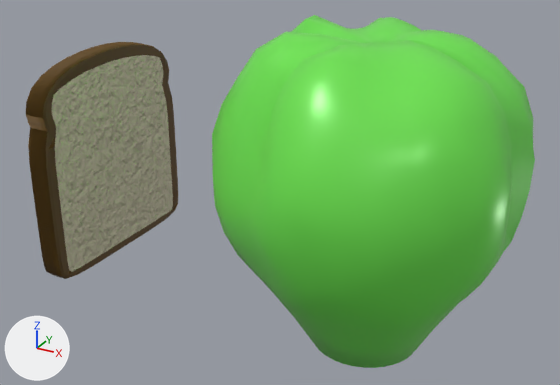
The Blender file Assets/Art/Models/Lettuce Head/lettucehead.blend: old version first, new version second.
One viewpoint serves both versions: a camera (50 mm lens) standing at (1.23, -3.12, 2.32) and looking at (-0.48, -0.01, 0.77). The lights are fixed; the arrows at lower left show +X, +Y and +Z. The older version comes first.

The scene before the commit, as lines of its bpy script (objects in view):
```python
mat_lettuce = principled_material('lettuce')
mat_lettuce.base_color = (0.162, 0.801, 0.0841)  # green #70e752
mat_lettuce.metallic = 0.0659
mat_lettuce.roughness = 0.339
me_mesh = bpy.data.meshes.new('Mesh')
me_mesh.from_pydata(...)  # 762 vertices, 760 faces; spans x -0.059..0.062, y -0.59..0.589, z -0.551..0.54
me_mesh.materials.append(mat_material_002)
me_sphere = bpy.data.meshes.new('Sphere')
me_sphere.from_pydata(...)  # 482 vertices, 512 faces; spans x -0.75..0.69, y -0.74..0.76, z 0.0..1.63
me_sphere.polygons.foreach_set('use_smooth', [True] * 512)
me_sphere.materials.append(mat_lettuce)  # green #70e752
ob_plane = bpy.data.objects.new('Plane', me_mesh)
ob_plane.location = (-1.592, 0.004, 0.78)
ob_plane.rotation_euler = (1.571, 0.0, 0.0)  # degrees (90, 0, 0)
ob_sphere = bpy.data.objects.new('Sphere', me_sphere)
ob_sphere.location = (0.0, 0.0, 0.0)
```
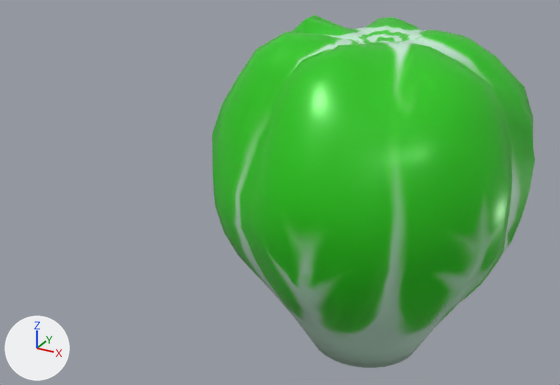
Scene script edits in JSON lines:
```json
{"op": "add", "block": "img_lettuce_base_color", "code": ["img_lettuce_base_color = load_image('lettuce Base Color', 'lettuce Base Color.png', 1024, 1024, 'sRGB')"]}
{"op": "remove", "block": "mat_lettuce", "code": "mat_lettuce.base_color = (0.162, 0.801, 0.0841)  # green #70e752"}
{"op": "add", "block": "mat_lettuce", "code": "mat_lettuce.texture = img_lettuce_base_color"}
{"op": "set", "path": "mat_lettuce.metallic", "old": "0.0659", "new": "0.0955"}
{"op": "add", "block": "ob_plane", "code": "ob_plane.hide_set(True)"}
```

Changed parts and their boxes (x1, y1, x2, y2) in the pictures (560 x 385 px):
```json
{"object": "Sphere", "change": "surface changed", "before": [212, 15, 535, 368], "after": [212, 15, 535, 368]}
{"object": "Plane", "change": "hidden", "before": [26, 42, 178, 279]}
```
